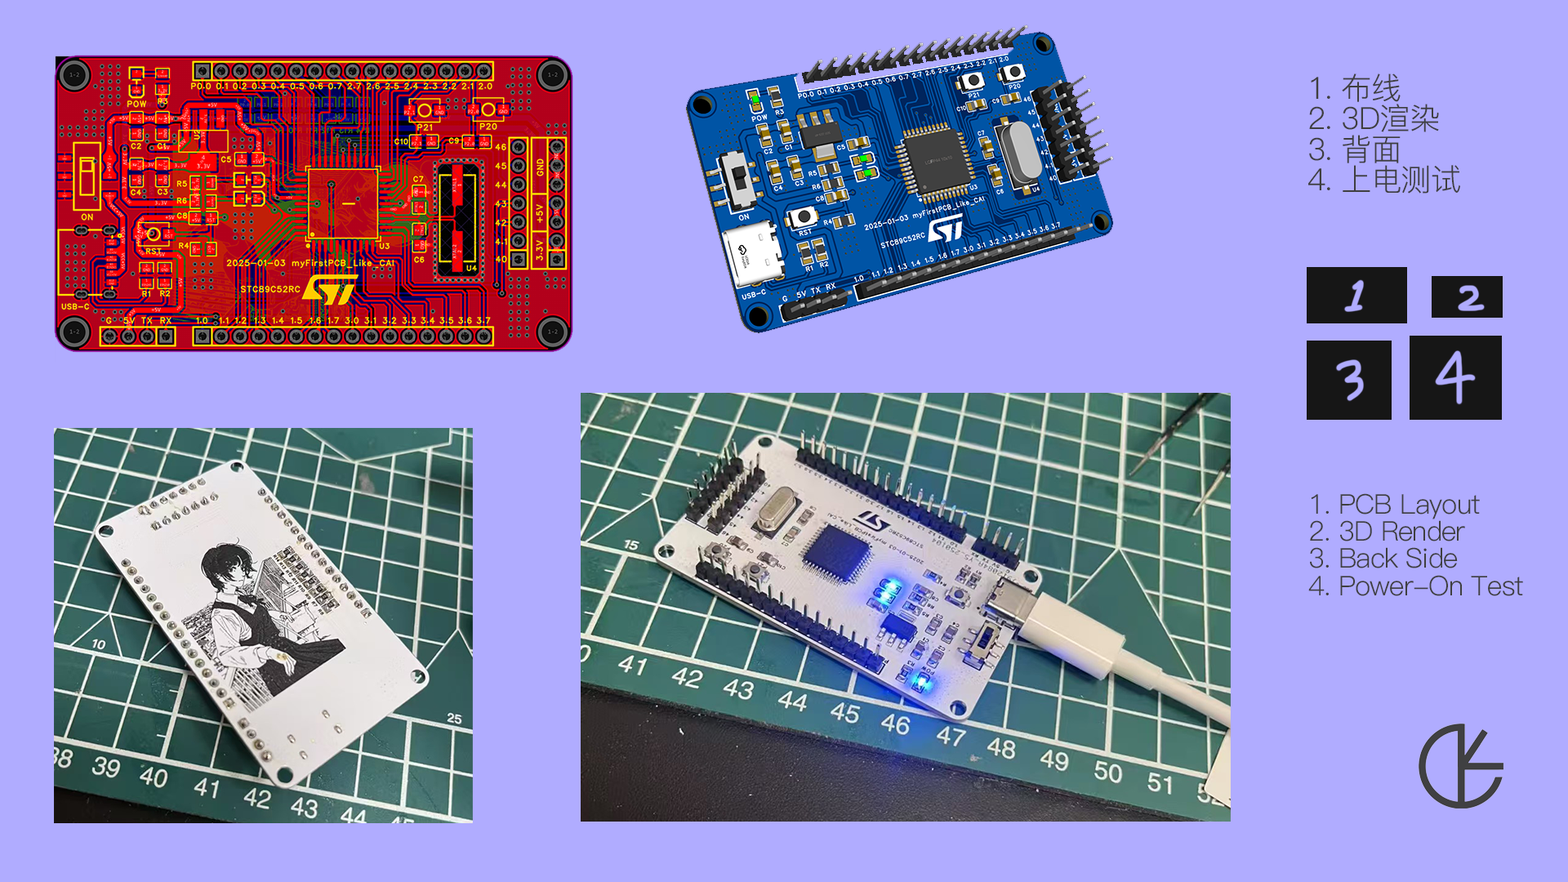
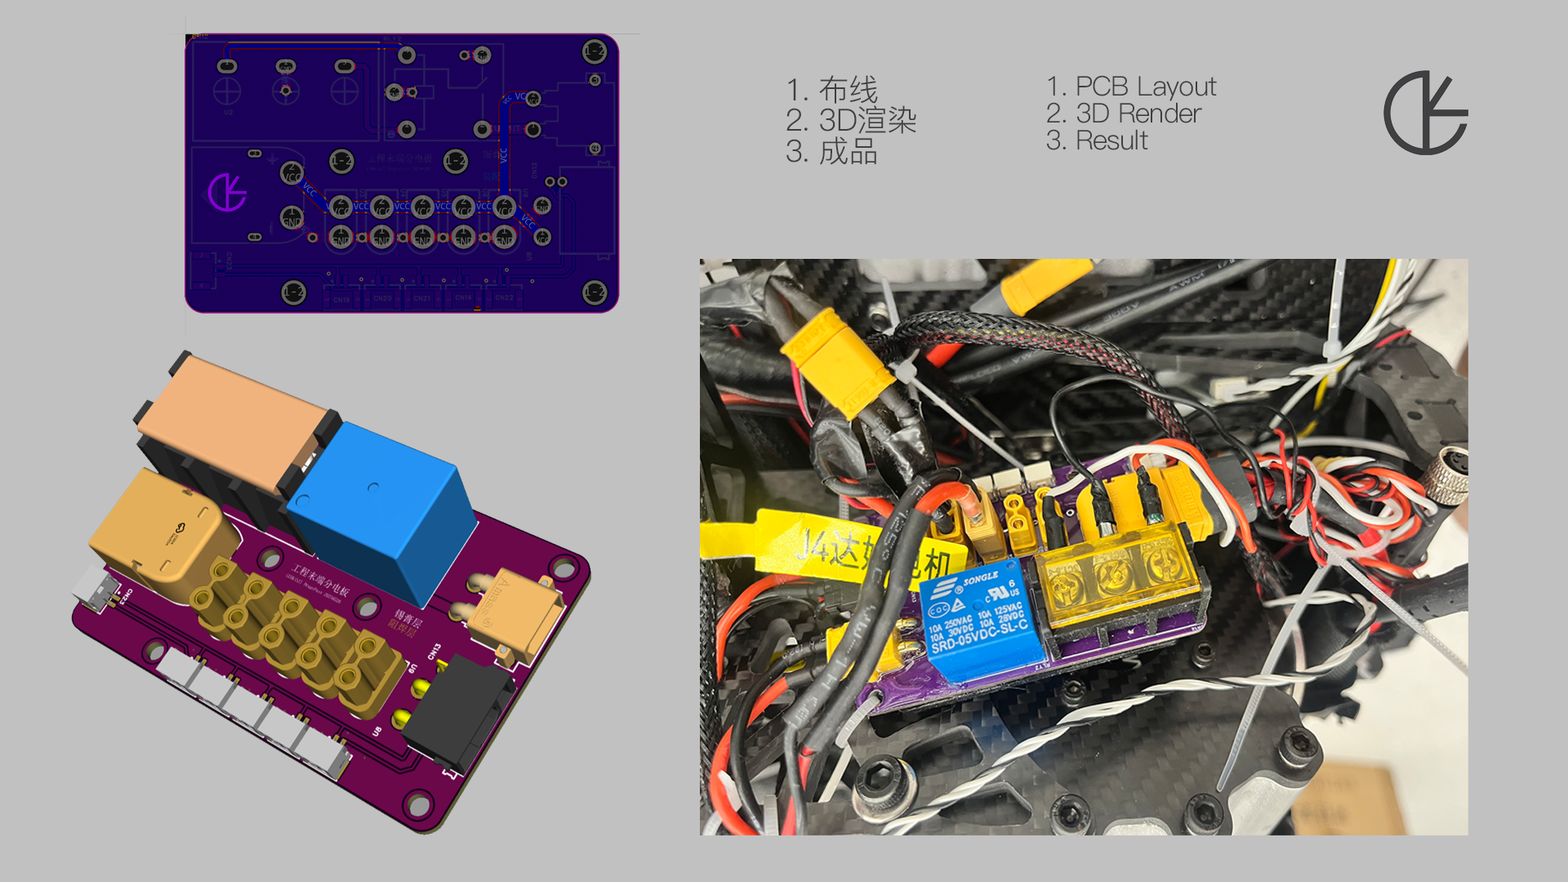
Layered file, before and after one edit (1568 × 882). Changes by layer:
showed group "组 3" (6 layers) over [70, 15, 1469, 836]
hid group "组 1" (8 layers) over [42, 24, 1524, 824]
painted on "图层 1" over [0, 0, 1568, 882]